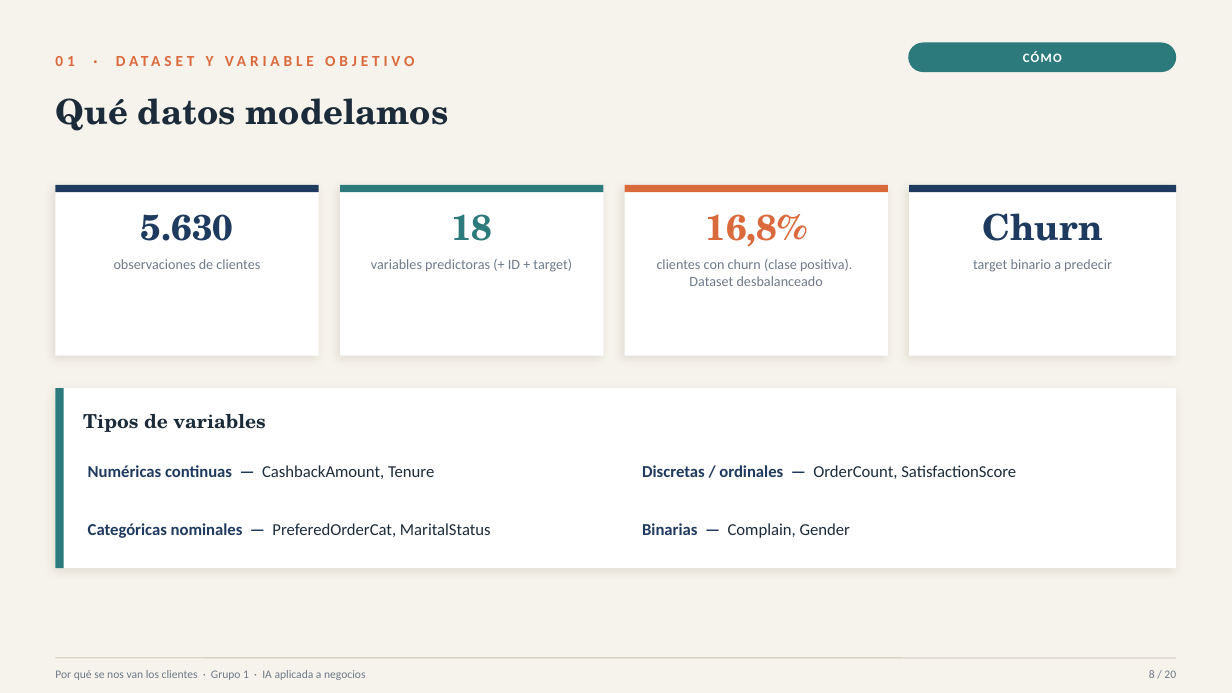
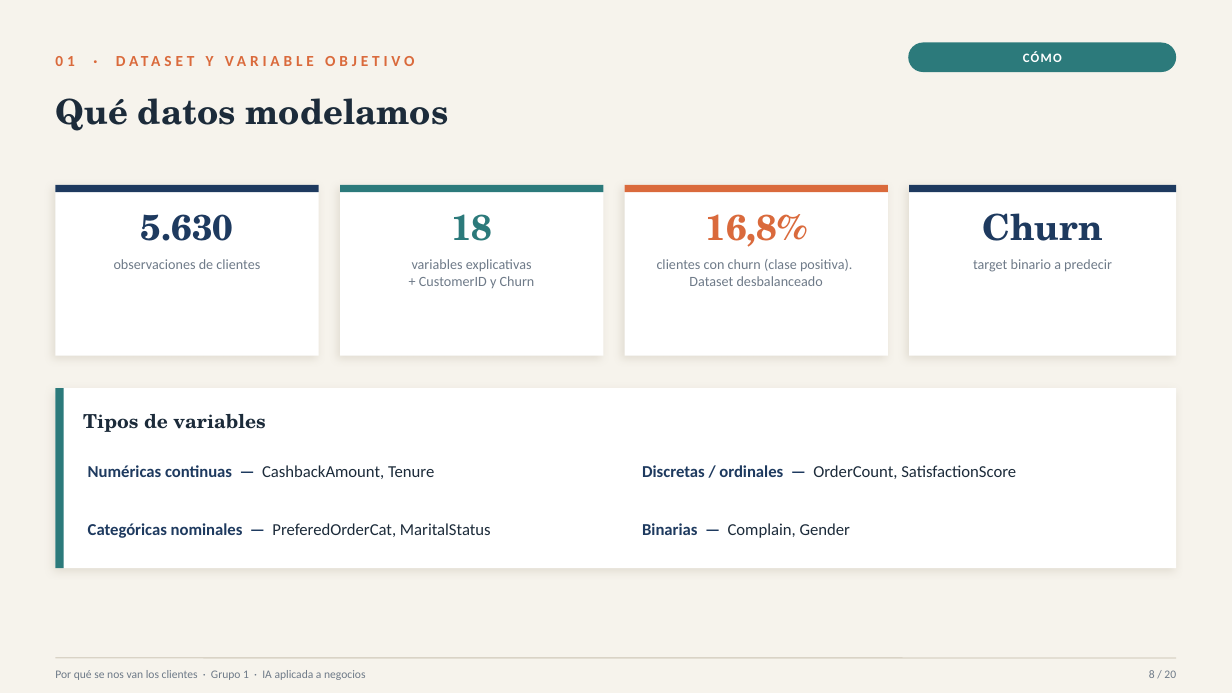
Before and after one commit to FelipeTamaki/TP_IA_aplicada_a_negocios_churn_Grupo1, a slide deck: slide 7 of Presentacion_Final_Churn_Grupo1.pptx. Drawn at 1232x693 pixels with LibreOffice and Linux fonts; fonts in the diff are those of the drawing. Boxes give left, top, right and bottom in pixels: in the first picture for what was removed or moved away, otherwise in the second. Text is boxed around its words. In the diff, an @@ line names an element or a change of style, - is before the commit and + after.

```diff
--- a/Presentacion_Final_Churn_Grupo1.pptx
+++ b/Presentacion_Final_Churn_Grupo1.pptx
@@ text at (412,259,535,288): text changed @@
-variables predictoras (+ ID + target)
+variables explicativas
++ CustomerID y Churn
```
Also in this commit, not shown: 3 other slides changed, 1 other file.
